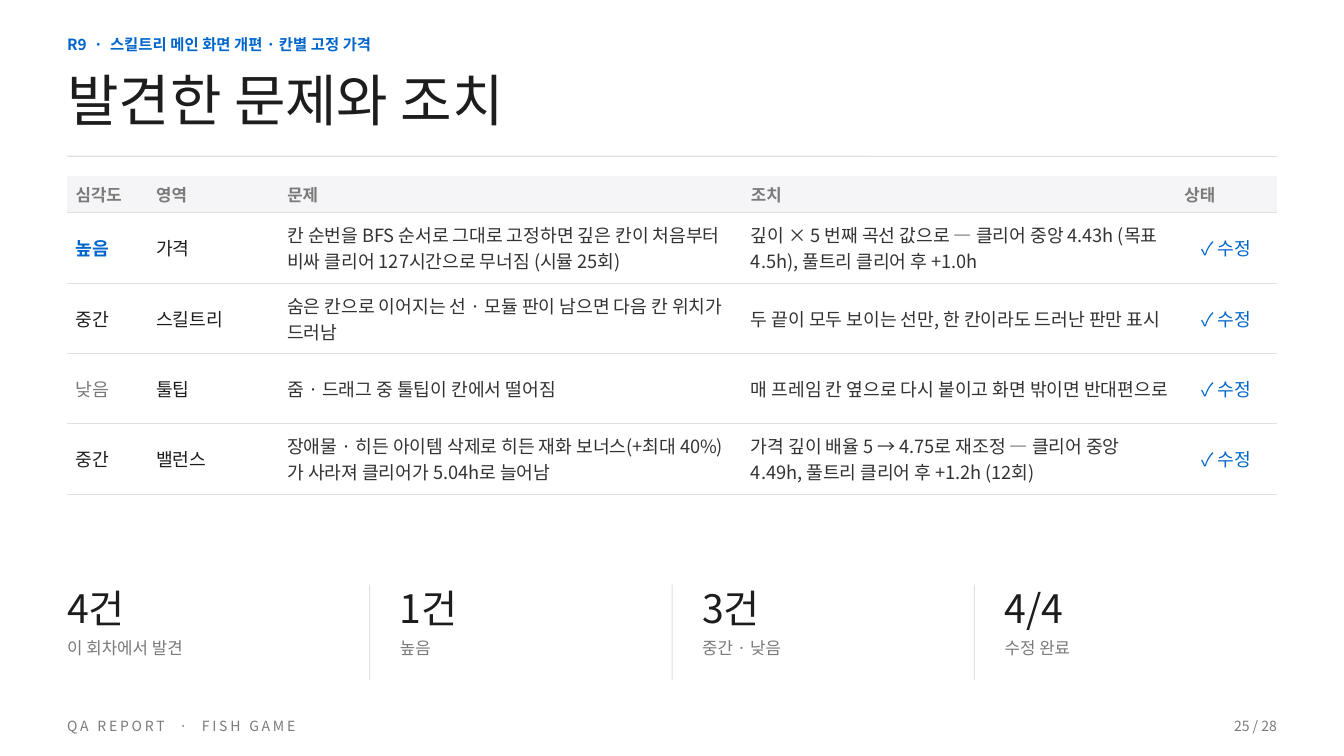
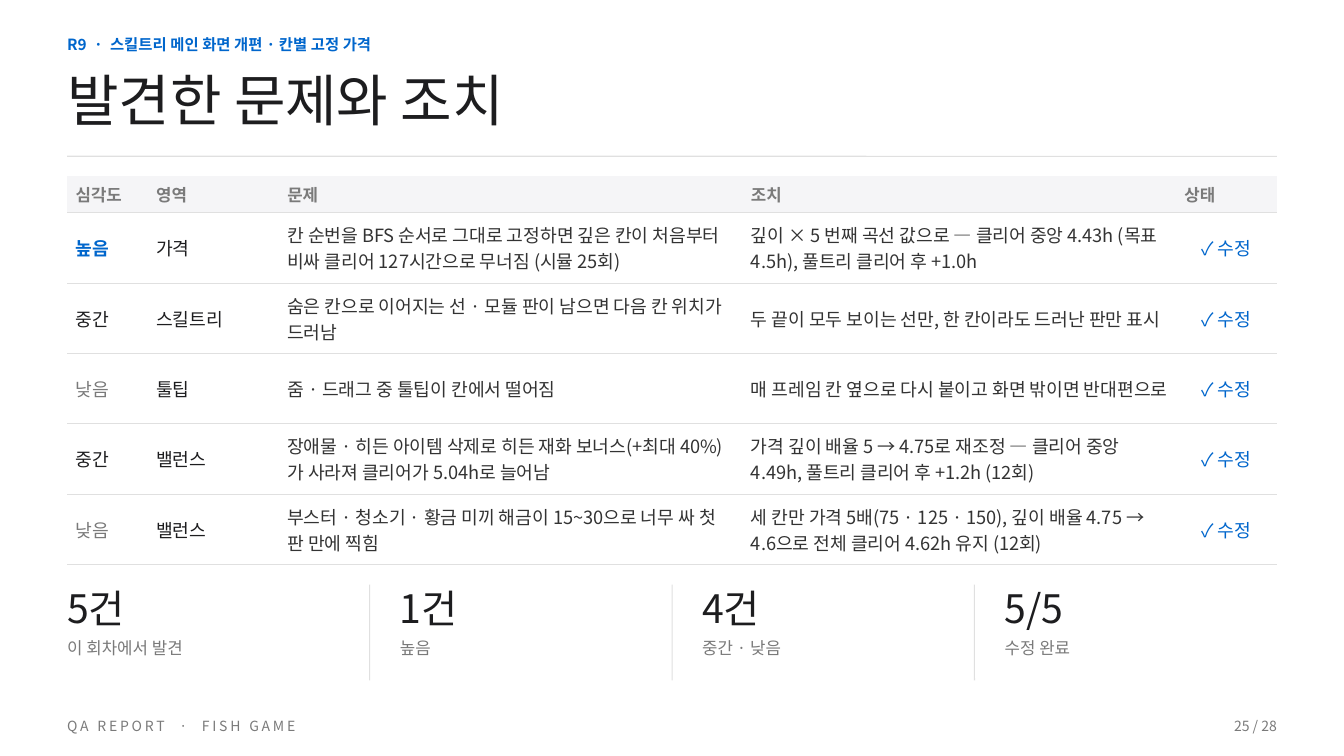
Before and after one commit to BSH0401/fishing, a slide deck: slide 25 of Docs/QA/물고기게임_QA리포트.pptx. Drawn at 1344x756 pixels with LibreOffice and Linux fonts; fonts in the diff are those of the drawing. Boxes give left, top, right and bottom in pixels: in the first picture for what was removed or moved away, otherwise in the second. Text is boxed around its words. In the diff, an @@ line names an element or a change of style, - is before the commit and + after.

Commit message:
설정 버튼 바로 열기 · 두 칸 앞까지 표시 · 초반 액티브 가격 5배
[스킬트리]
- 설정 버튼을 누르면 "설정 / 타이틀" 메뉴 없이 설정창이 바로 열림 (타이틀로는 설정창 안 버튼)
- 찍은 칸에서 두 칸 앞까지 보이게 변경 (바로 앞은 구매 가능, 그다음은 잠긴 채로 미리 보임)

[밸런스]
- 부스터 · 청소기 · 황금 미끼 해금 가격 5배 (15 → 75, 25 → 125, 30 → 150)
- 그만큼 늘어난 시간을 가격 깊이 배율 4.75 → 4.6으로 보정
- 시뮬레이션 12회: 보스 클리어 중앙 4.62h, 풀트리 클리어 후 +1.0h

[기타]
- QA 리포트 갱신

```diff
--- a/Docs/QA/물고기게임_QA리포트.pptx
+++ b/Docs/QA/물고기게임_QA리포트.pptx
@@ table at [68, 176, 1277, 558] @@
+row 6: 낮음 | 밸런스 | 부스터 · 청소기 · 황금 미끼 해금이 15~30으로 너무 싸 첫 판 만에 찍힘 | 세 칸만 가격 5배(75 · 125 · 150), 깊이 배율 4.75 → 4.6으로 전체 클리어 4.62h 유지 (12회) | ✓ 수정
@@ text at [67, 590, 125, 626]: text changed @@
-4건
+5건
@@ text at [702, 590, 760, 626]: text changed @@
-3건
+4건
@@ text at [1005, 592, 1064, 630]: text changed @@
-4/4
+5/5
```
Also in this commit, not shown: 4 other slides changed, 5 other files.
